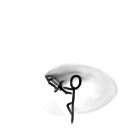
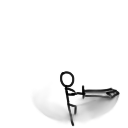
Revision of a layered 128×128 image; what changed, layer by layer:
hid "Layer 34" over [40, 62, 120, 125]
showed "Layer 32" over [31, 71, 120, 127]
